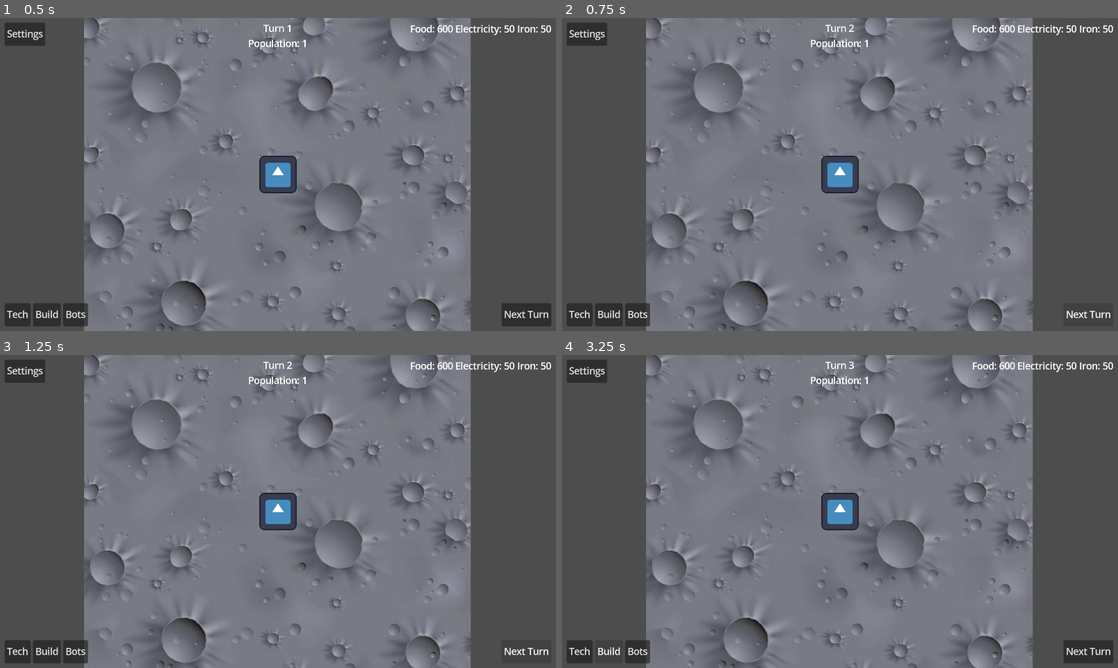
Above: before the commit, frames 1-4 (two rows, left to right).
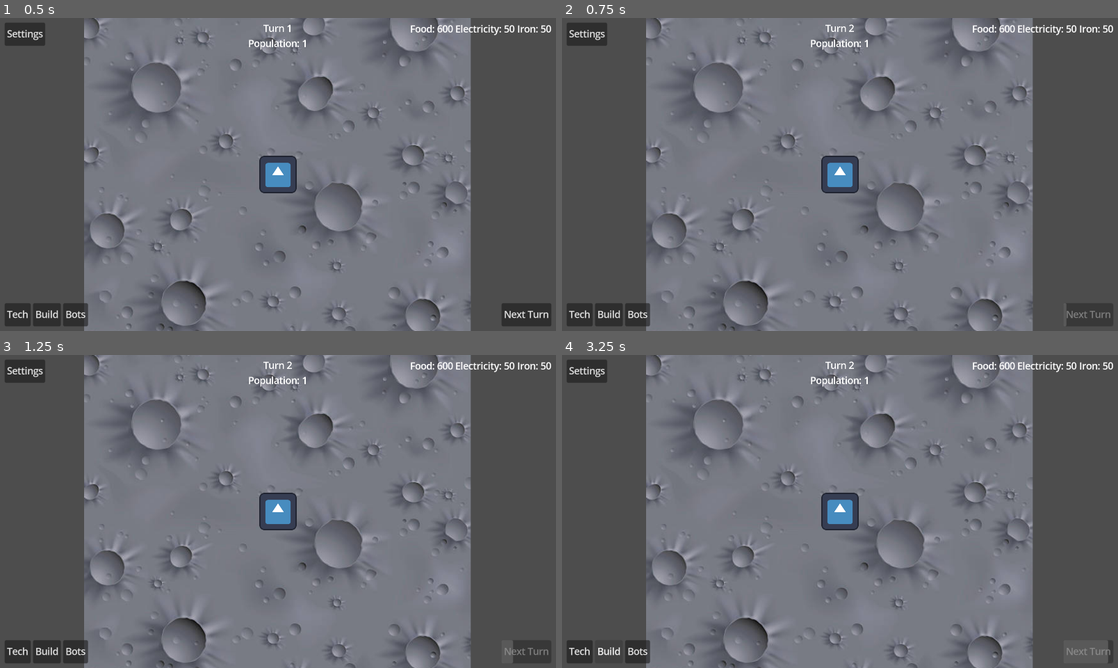
Above: after the commit, the same moments.

Repository: LunariumGame/Lunarium
Game: Godot game, scene res://scenes/world.tscn
Same seed, same stepped clock (60 frames per second), same inputs: the game is played once before the commit and once after it. The engine's default icon, where the game draws it, is replaced by a stand-in: a white triangle on a blue panel in a dark square.
Inputs (mouse positions are in pixels of both pictures, inside the frame that each line leads up to):
- Up to frame 1 (0.5 s): no input
- Up to frame 2 (0.75 s): click "Next Turn" at 0.5 s
- Up to frame 3 (1.25 s): no input
- Up to frame 4 (3.25 s): click (1090, 652) at 1.25 s, where only the run before the commit has a clickable "Next Turn"; click "Tech" at 2 s; click "Build" at 2.75 s

Frame 1 is identical in both runs. In frame 2, 0.1% of the frame differs, in the area x 90-99%, y 91-99%; in frame 3, less than 0.1%; in frame 4, 0.6%, in the area x 51-99%, y 2-99%.

Commit message:
Add 3s cooldown to next turn button, with progress bar

Diff:
--- a/scenes/ui_components/hud.tscn
+++ b/scenes/ui_components/hud.tscn
@@ -1,8 +1,16 @@
-[gd_scene load_steps=9 format=3 uid="uid://bpc6gps3lk4ac"]
+[gd_scene load_steps=11 format=3 uid="uid://bpc6gps3lk4ac"]
 
 [ext_resource type="Script" uid="uid://cp4f0pub28xa" path="res://scripts/ui_components/hud.gd" id="1_cjm6u"]
 [ext_resource type="Script" uid="uid://bxf2bs8khmutf" path="res://scripts/turn_counter.gd" id="1_xgrr2"]
 [ext_resource type="PackedScene" uid="uid://ce48wrjunv4rk" path="res://scenes/ui_components/resource_display.tscn" id="2_cjm6u"]
+[ext_resource type="Script" uid="uid://c5toevd7s65xr" path="res://scripts/ui_components/next_turn.gd" id="2_ntdy2"]
+
+[sub_resource type="StyleBoxFlat" id="StyleBoxFlat_ntdy2"]
+bg_color = Color(0.6, 0.6, 0.6, 0.69803923)
+corner_radius_top_left = 3
+corner_radius_top_right = 3
+corner_radius_bottom_right = 3
+corner_radius_bottom_left = 3
 
 [sub_resource type="LabelSettings" id="LabelSettings_w7kh3"]
 
@@ -32,6 +40,7 @@
 layout_mode = 2
 
 [node name="NextTurn" type="Button" parent="MarginContainer/HUDUI"]
+unique_name_in_owner = true
 layout_mode = 1
 anchors_preset = 3
 anchor_left = 1.0
@@ -47,6 +56,18 @@
 scale = Vector2(2, 2)
 focus_mode = 0
 text = "Next Turn"
+script = ExtResource("2_ntdy2")
+
+[node name="ProgressBar" type="ProgressBar" parent="MarginContainer/HUDUI/NextTurn"]
+layout_mode = 1
+anchors_preset = 15
+anchor_right = 1.0
+anchor_bottom = 1.0
+grow_horizontal = 2
+grow_vertical = 2
+mouse_default_cursor_shape = 8
+theme_override_styles/fill = SubResource("StyleBoxFlat_ntdy2")
+show_percentage = false
 
 [node name="Settings" type="Button" parent="MarginContainer/HUDUI"]
 layout_mode = 0
--- a/scripts/ui_components/hud.gd
+++ b/scripts/ui_components/hud.gd
@@ -1,5 +1,7 @@
 class_name HUD
 extends CanvasLayer
+
+@onready var next_turn_button:Button = %NextTurn
 
 
 func _on_settings_pressed() -> void:
@@ -8,3 +10,4 @@
 
 func _on_next_turn_pressed() -> void:
 	game_manager.end_turn()
+	next_turn_button.start_cooldown()
--- /dev/null
+++ b/scripts/ui_components/next_turn.gd
@@ -0,0 +1,29 @@
+extends Button
+
+@export var cooldown_time: float = 3.0 # seconds
+
+var cooldown_active: bool = false
+
+@onready var progress_bar: ProgressBar = $ProgressBar
+
+
+func _ready():
+	progress_bar.visible = false
+	progress_bar.value = 0
+
+
+func start_cooldown():
+	cooldown_active = true
+	progress_bar.visible = true
+	progress_bar.modulate = Color(1,1,1,0.5)
+	disabled = true
+
+	var tween = get_tree().create_tween()
+	tween.tween_property(progress_bar, "value", progress_bar.max_value, cooldown_time)
+	tween.tween_callback(Callable(self, "_end_cooldown"))
+
+func _end_cooldown():
+	disabled = false
+	progress_bar.value = 0
+	progress_bar.visible = false
+	cooldown_active = false
Not shown, added: scripts/ui_components/next_turn.gd.uid
